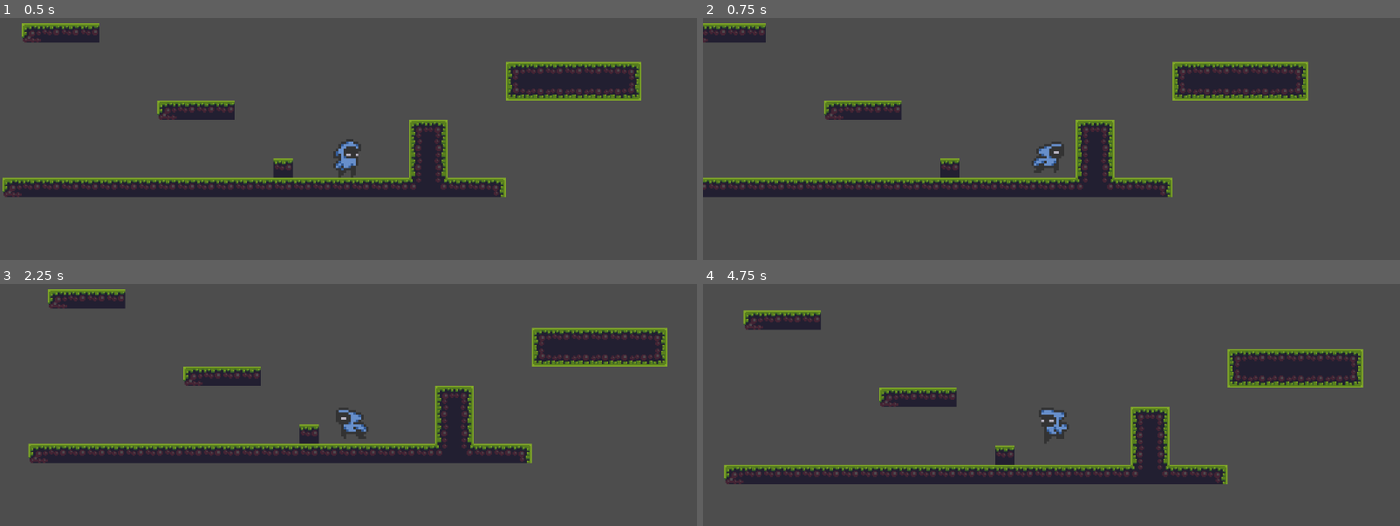
Above: before the commit, frames 1-4 (two rows, left to right).
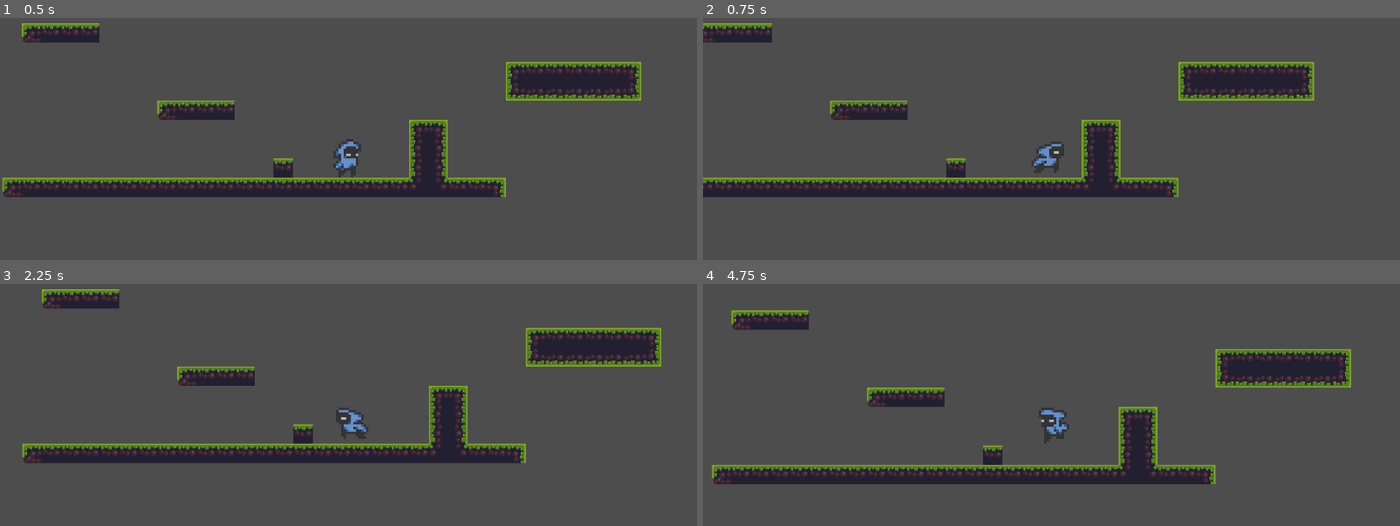
Above: after the commit, the same moments.

Repository: Veddersboy/millennium
Game: Godot game, scene res://Scenes/game.tscn
Two runs of this game, one before a commit and one after it. Both use one fixed random seed, a clock stepped at 60 frames per second and the inputs below.
Inputs (mouse positions are in pixels of both pictures, inside the frame that each line leads up to):
- Up to frame 1 (0.5 s): no input
- Up to frame 2 (0.75 s): move the mouse to (1204, 158) at 0.52 s; hold D (move_right) from 0.53 s (still down); click (1204, 158) at 0.6 s
- Up to frame 3 (2.25 s): tap Space (jump) at 0.77, 1.52 s; move the mouse to (209, 463) at 1.27 s; tap S (crouch) at 1.35 s; move the mouse to (418, 356) at 2.02 s; release D (move_right) at 2.03 s; hold A (move_left) from 2.03 s (still down); right-click (418, 356) at 2.1 s
- Up to frame 4 (4.75 s): move the mouse to (1016, 521) at 2.77 s; release A (move_left) at 2.78 s; hold D (move_right) 2.78-4.28 s; tap W (look-up) at 2.85 s; tap Space (jump) at 3.02, 3.77, 4.52 s; move the mouse to (1260, 501) at 3.52 s; click (1260, 501) at 3.6 s; move the mouse to (842, 385) at 4.27 s; hold A (move_left) from 4.28 s (still down); tap S (crouch) at 4.35 s

Frame 1 is identical in both runs. In frame 2, 4.2% of the frame differs, in the area x 0-88%, y 2-75%; in frame 3, 4.5%; in frame 4, 5.5%, in the area x 1-95%, y 10-83%.

Commit message:
Updated horizontal velocity to use move_toward

Diff:
--- a/scripts/player.gd
+++ b/scripts/player.gd
@@ -9,6 +9,8 @@
 var crouch_velocity = 0
 
 var maxSpeed = 100 * 1.5
+var acceleration = 1800
+var friction = 2000
 var lastDirection := Vector2(1, 0)
 
 enum player_state{ IDLE, RUN, JUMP, FALL, CROUCH}
@@ -31,7 +33,10 @@
 	direction.y = Input.get_axis("jump", "crouch")
 
 	if direction.x != 0:
+		velocity.x = move_toward(velocity.x, direction.x * maxSpeed, acceleration * delta)
 		lastDirection.x = direction.x
+	else:
+		velocity.x = move_toward(velocity.x, 0, friction * delta)
 
 	if !has_dash:
 		if!dash_on_CD && is_on_floor():
@@ -48,13 +53,8 @@
 
 	if is_on_floor():
 		has_double_jump = true
-
 		if Input.is_action_pressed("crouch"):
 			velocity.x = crouch_velocity
-		else:
-			velocity.x = direction.x * maxSpeed
-	else:
-		velocity.x = direction.x * maxSpeed
 
 	if not is_on_floor():
 		if Input.is_action_just_pressed("jump"):
